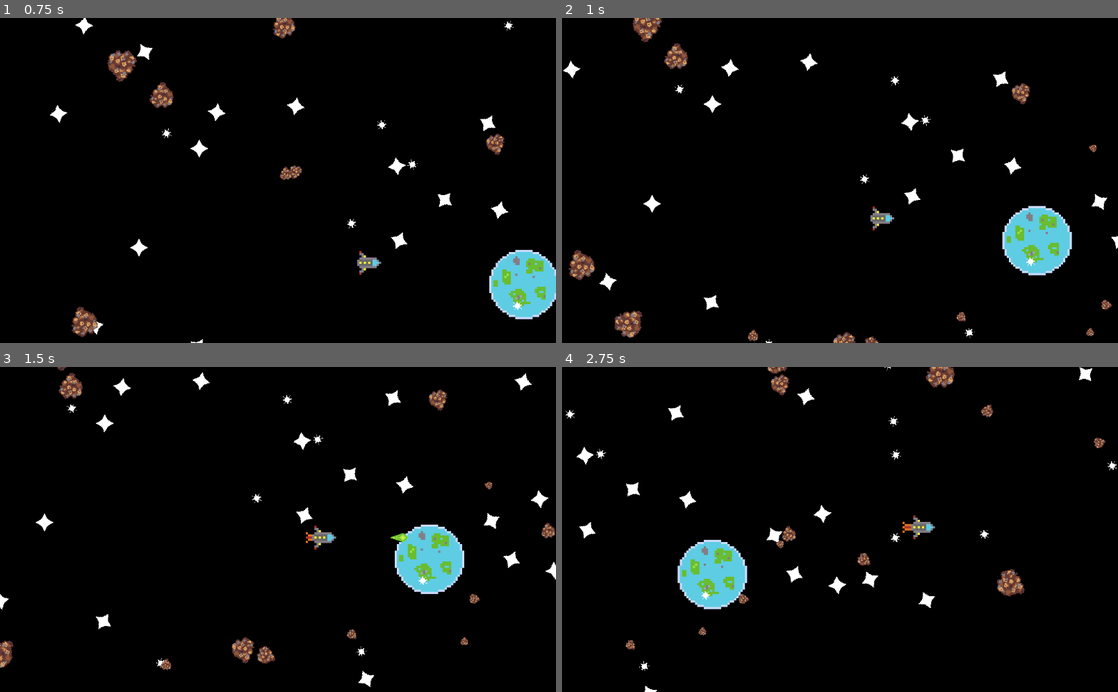
Above: before the commit, frames 1-4 (two rows, left to right).
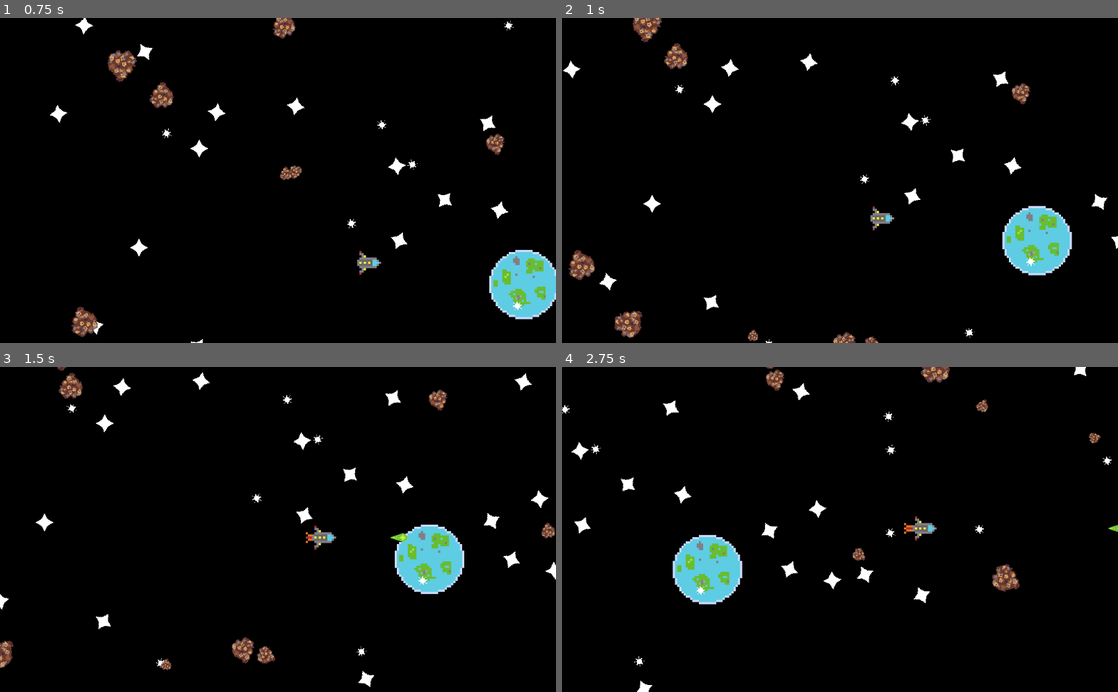
Above: after the commit, the same moments.

Repository: TechRunner2/404-Bounty-Not-Found
Game: Godot game, scene res://Scenes/Main Menu.tscn
Same seed, same stepped clock (60 frames per second), same inputs: the game is played once before the commit and once after it.
Inputs:
- Up to frame 1 (0.75 s): click "Play" at 0.5 s
- Up to frame 2 (1 s): no input
- Up to frame 3 (1.5 s): hold W (player_up) from 1.28 s (still down); hold Space (primary_fire) from 1.28 s (still down)
- Up to frame 4 (2.75 s): keep holding W (player_up); release Space (primary_fire) at 2.03 s; tap Space (primary_fire) at 2.1 s

Frame 1 is identical in both runs. In frame 2, 0.1% of the frame differs, in the area x 70-99%, y 38-99%; in frame 3, 0.1%; in frame 4, 4.7%, in the area x 0-100%, y 0-100%.

Commit message:
Updated Planets Area2D Functions
Added Planets destroying Asteroids that come too close
Added Player can_scan variable update when entering and leaving

Diff:
--- a/Assets/Scripts/Planet.gd
+++ b/Assets/Scripts/Planet.gd
@@ -18,6 +18,17 @@
 
 
 func _on_ScanArea_body_entered(body):
-	#if body.has_variable("can_scan") and not been_scanned:
-	#	body.can_scan = true
+	if body.is_in_group("Asteroid"):
+		body.take_damage(10000)
+	if body.is_in_group("Player"):
+		if not been_scanned:
+			body.can_scan = true
+			print("Can Scan")
 	pass # Replace with function body.
+
+
+func _on_ScanArea_body_exited(body):
+	if body.is_in_group("Player"):
+		body.can_scan = false
+		print("Can't Scan")
+	pass # Replace with function body.
